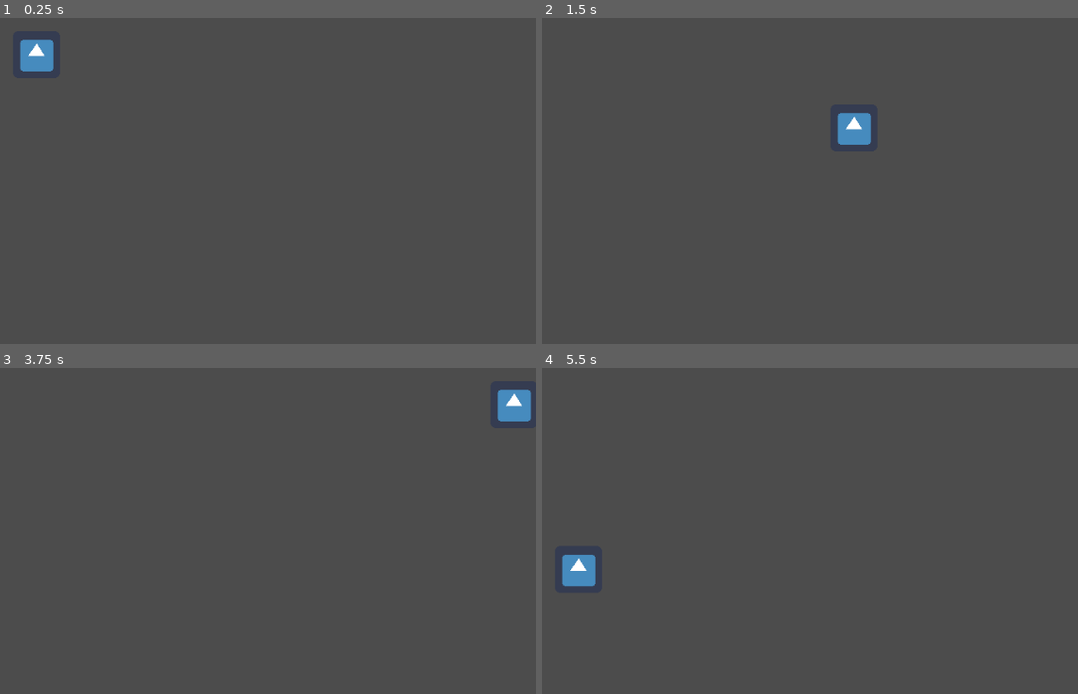
Above: before the commit, frames 1-4 (two rows, left to right).
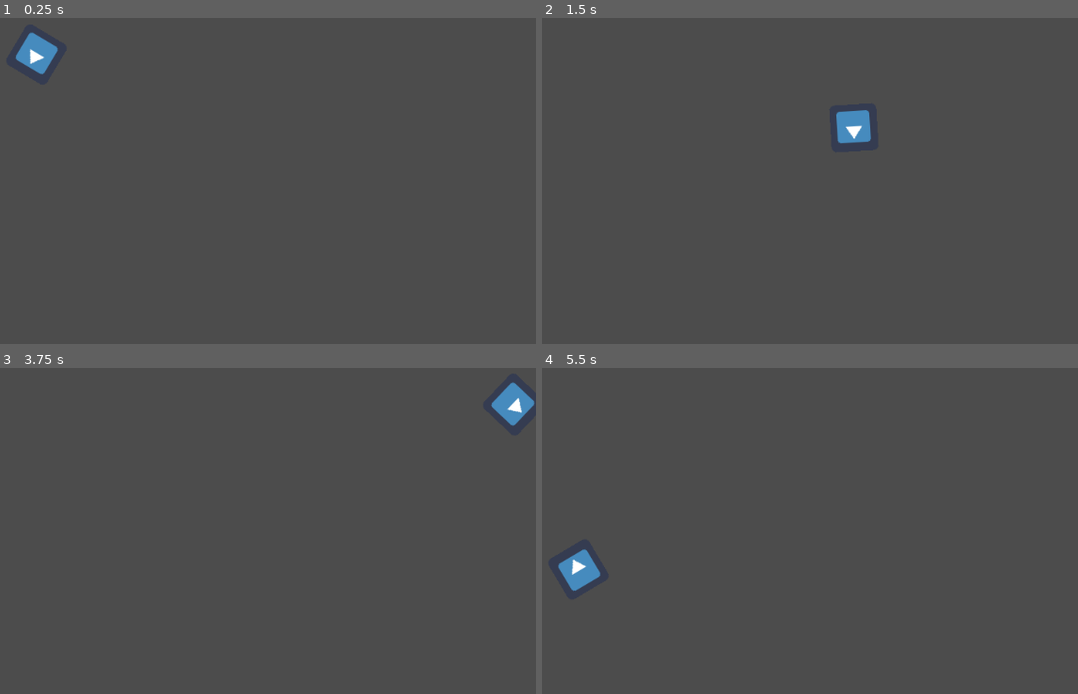
Above: after the commit, the same moments.

Repository: Thai07/top-down-shooter
Game: Godot game, scene res://Node2D.tscn
Two runs of this game, one before a commit and one after it. Both use one fixed random seed, a clock stepped at 60 frames per second and the inputs below. Before the commit the project has no main scene; this scene is started directly in both runs. The engine's default icon, where the game draws it, is replaced by a stand-in: a white triangle on a blue panel in a dark square.
Inputs (mouse positions are in pixels of both pictures, inside the frame that each line leads up to):
- Up to frame 1 (0.25 s): no input
- Up to frame 2 (1.5 s): tap Enter at 0.5 s; move the mouse to (868, 102) at 0.52 s; hold D (right) 0.53-1.28 s; move the mouse to (552, 145) at 1.27 s; hold S (down) from 1.28 s (still down)
- Up to frame 3 (3.75 s): move the mouse to (235, 377) at 2.02 s; release S (down) at 2.03 s; hold D (right) 2.03-2.78 s; move the mouse to (123, 563) at 2.77 s; hold W (up) 2.78-3.53 s; tap Space at 3.5 s; move the mouse to (385, 540) at 3.52 s; hold A (left) from 3.53 s (still down)
- Up to frame 4 (5.5 s): move the mouse to (outside the picture) at 4.27 s; move the mouse to (740, 475) at 5.02 s; release A (left) at 5.03 s; hold S (down) from 5.03 s (still down)

The runs differ from the first frame. In frame 1, 0.3% of the frame differs, in the area x 2-11%, y 4-18%; in frame 2, 0.2%; in frame 3, 0.3%, in the area x 91-100%, y 4-18%; in frame 4, 0.3%.

Commit message:
character looks at the cursor now

Diff:
--- a/Gun.tscn
+++ b/Gun.tscn
@@ -1,7 +1,18 @@
-[gd_scene format=2]
+[gd_scene load_steps=3 format=2]
+
+[ext_resource path="res://Adsız.png" type="Texture" id=1]
+
+[sub_resource type="RectangleShape2D" id=1]
+extents = Vector2( 12, 26 )
 
 [node name="Gun" type="RigidBody2D"]
+__meta__ = {
+"_edit_group_": true
+}
 
 [node name="Sprite" type="Sprite" parent="."]
+scale = Vector2( 0.1, 0.1 )
+texture = ExtResource( 1 )
 
 [node name="CollisionShape2D" type="CollisionShape2D" parent="."]
+shape = SubResource( 1 )
--- a/playerMove.gd
+++ b/playerMove.gd
@@ -20,3 +20,4 @@
 	if direction.length() > 1.0:
 		direction = direction.normalized()
 	move_and_slide(speed * direction)
+	look_at(get_global_mouse_position())
--- a/project.godot
+++ b/project.godot
@@ -11,6 +11,7 @@
 [application]
 
 config/name="Top-down-shooter"
+run/main_scene="res://Node2D.tscn"
 config/icon="res://icon.png"
 
 [gui]
